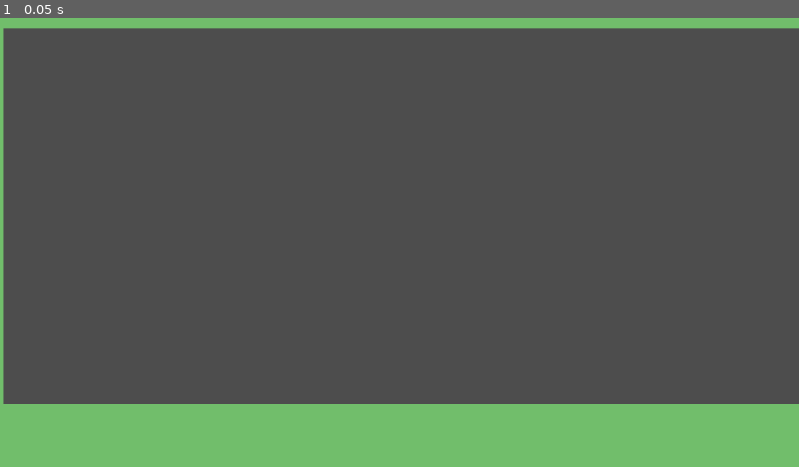
Above: before the commit, frame 1.
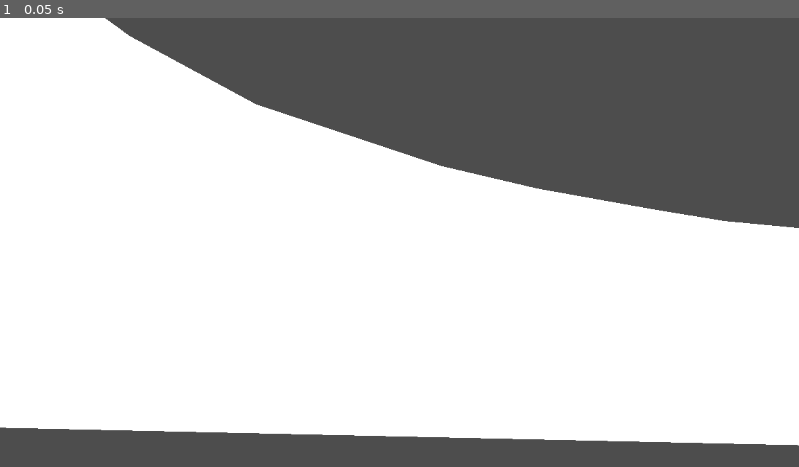
Above: after the commit, the same moment.

Repository: maccam912/SnailMaelstrom
Game: Godot game, scene res://scenes/stage.tscn
The game is run twice, just before and just after one commit, with the same random seed, the same clock (stepped at 60 frames per second) and the same inputs.
Inputs:
- Up to frame 1 (0.05 s): no input

The runs differ from the first frame. In frame 1, 76% of the frame differs, in the area x 0-100%, y 0-100%.

Commit message:
pivoting

Diff:
--- a/project.godot
+++ b/project.godot
@@ -49,5 +49,7 @@
 
 [rendering]
 
+textures/canvas_textures/default_texture_repeat=1
 renderer/rendering_method="gl_compatibility"
 renderer/rendering_method.mobile="gl_compatibility"
+textures/vram_compression/import_etc2_astc=true
--- a/scenes/motion_prediction.tscn
+++ b/scenes/motion_prediction.tscn
@@ -6,22 +6,16 @@
 properties/0/path = NodePath(".:last_position")
 properties/0/spawn = true
 properties/0/replication_mode = 1
-properties/1/path = NodePath(".:last_linear_velocity")
+properties/1/path = NodePath(".:last_rotation")
 properties/1/spawn = true
 properties/1/replication_mode = 1
-properties/2/path = NodePath(".:last_rotation")
-properties/2/spawn = true
-properties/2/replication_mode = 1
-properties/3/path = NodePath(".:last_angular_velocity")
-properties/3/spawn = true
-properties/3/replication_mode = 1
 
 [node name="MotionPrediction" type="Node"]
 script = ExtResource("1_75ygj")
 
 [node name="MultiplayerSynchronizer" type="MultiplayerSynchronizer" parent="."]
-replication_interval = 0.03
-delta_interval = 0.03
+replication_interval = 0.06
+delta_interval = 0.06
 replication_config = SubResource("SceneReplicationConfig_crqij")
 
 [connection signal="delta_synchronized" from="MultiplayerSynchronizer" to="." method="_on_multiplayer_synchronizer_delta_synchronized"]
--- a/scenes/player.tscn
+++ b/scenes/player.tscn
@@ -74,6 +74,8 @@
 [node name="MotionPrediction" parent="." instance=ExtResource("3_3pvrb")]
 
 [node name="MultiplayerSynchronizer" type="MultiplayerSynchronizer" parent="."]
+replication_interval = 0.03
+delta_interval = 0.03
 replication_config = SubResource("SceneReplicationConfig_v15oi")
 
 [connection signal="button_up" from="Camera2D/CanvasLayer/Jump" to="." method="_on_jump_button_up"]
--- a/scenes/stage.tscn
+++ b/scenes/stage.tscn
@@ -1,63 +1,14 @@
-[gd_scene load_steps=5 format=3 uid="uid://dtahmcqcst45j"]
-
-[sub_resource type="WorldBoundaryShape2D" id="WorldBoundaryShape2D_r5p2e"]
-normal = Vector2(0.99998, 0.00632899)
-
-[sub_resource type="WorldBoundaryShape2D" id="WorldBoundaryShape2D_8i372"]
-normal = Vector2(-0.999986, 0.00520826)
+[gd_scene load_steps=2 format=3 uid="uid://dtahmcqcst45j"]
 
 [sub_resource type="WorldBoundaryShape2D" id="WorldBoundaryShape2D_t83b0"]
-
-[sub_resource type="WorldBoundaryShape2D" id="WorldBoundaryShape2D_bj1lr"]
-normal = Vector2(0, 1)
 
 [node name="Stage" type="Node2D"]
 
 [node name="Floor" type="StaticBody2D" parent="."]
 
-[node name="ColorRect" type="ColorRect" parent="Floor"]
-offset_left = -3.0
-offset_top = 557.0
-offset_right = 1163.0
-offset_bottom = 664.0
-color = Color(0.443137, 0.745098, 0.419608, 1)
-
-[node name="ColorRect2" type="ColorRect" parent="Floor"]
-offset_left = -176.0
-offset_top = -98.0
-offset_right = 5.0
-offset_bottom = 656.0
-color = Color(0.443137, 0.745098, 0.419608, 1)
-
-[node name="ColorRect3" type="ColorRect" parent="Floor"]
-offset_left = 1153.0
-offset_top = -86.0
-offset_right = 1334.0
-offset_bottom = 668.0
-color = Color(0.443137, 0.745098, 0.419608, 1)
-
-[node name="ColorRect4" type="ColorRect" parent="Floor"]
-offset_left = -6.0
-offset_top = -92.0
-offset_right = 1160.0
-offset_bottom = 15.0
-color = Color(0.443137, 0.745098, 0.419608, 1)
-
-[node name="CollisionShape2D3" type="CollisionShape2D" parent="Floor"]
-position = Vector2(5, 300)
-shape = SubResource("WorldBoundaryShape2D_r5p2e")
-
-[node name="CollisionShape2D4" type="CollisionShape2D" parent="Floor"]
-position = Vector2(1153, 273)
-shape = SubResource("WorldBoundaryShape2D_8i372")
-
 [node name="CollisionShape2D" type="CollisionShape2D" parent="Floor"]
-position = Vector2(558, 558)
+position = Vector2(200, 550)
 shape = SubResource("WorldBoundaryShape2D_t83b0")
-
-[node name="CollisionShape2D2" type="CollisionShape2D" parent="Floor"]
-position = Vector2(542, 17)
-shape = SubResource("WorldBoundaryShape2D_bj1lr")
 
 [node name="MultiplayerSpawner" type="MultiplayerSpawner" parent="."]
 _spawnable_scenes = PackedStringArray("res://scenes/player.tscn")
@@ -71,3 +22,14 @@
 [node name="Players" type="Node" parent="."]
 
 [node name="Props" type="Node" parent="."]
+
+[node name="StaticBody2D" type="StaticBody2D" parent="."]
+position = Vector2(-10, -345)
+metadata/_edit_group_ = true
+
+[node name="CollisionPolygon2D" type="CollisionPolygon2D" parent="StaticBody2D"]
+build_mode = 1
+polygon = PackedVector2Array(-25, 80, 56, 252, 189, 361, 451, 501, 691, 579, 1181, 654, 1376, 651, 1517, 621, 1548, 588, 1573, 535, 1620, 541, 1624, 739, 1848, 751, 1846, 540, 2078, 546, 2139, 504, 2176, 554, 2213, 502, 2286, 544, 2346, 549, 2395, 501, 2416, 551, 2592, 557, 2583, 90, 2613, 85, 2676, 1007, -226, 937, -226, 53)
+
+[node name="Polygon2D" type="Polygon2D" parent="StaticBody2D/CollisionPolygon2D"]
+polygon = PackedVector2Array(-25, 88, 7, 161, 52, 248, 119, 314, 197, 371, 380, 470, 648, 559, 784, 591, 951, 621, 1054, 638, 1224, 654, 1365, 654, 1475, 641, 1529, 610, 1563, 569, 1574, 538, 1616, 541, 1609, 750, 1857, 751, 1843, 547, 2082, 545, 2137, 507, 2175, 556, 2214, 505, 2291, 546, 2342, 547, 2391, 501, 2424, 555, 2591, 558, 2585, 92, 2612, 87, 2669, 1013, 1365, 966, -232, 931, -223, 66)
--- a/scripts/motion_component.gd
+++ b/scripts/motion_component.gd
@@ -1,36 +1,38 @@
 extends Node
 
 @export var last_position = Vector2.ZERO
-@export var last_linear_velocity = Vector2.ZERO
 @export var last_rotation = 0.0
-@export var last_angular_velocity = 0.0
-@export var last_update_time = 0.0
-var sync_time = 0.03
-
+var last_update_time = 0.0
+var sync_time = 60
+var prev_position = Vector2.ZERO
+var prev_rotation = 0.0
+var prev2_position = Vector2.ZERO
+var prev2_rotation = 0.0
 func _ready():
 	pass
+
+func ease_in_out(start, end, t):
+	var val = start + (end - start) * t
+	return val
+
+func ease_in_out_angle(start, end, t):
+	var delta = fmod(end - start, 2*PI)
+	if delta > PI:
+		delta -= 2*PI
+	elif delta < -PI:
+		delta += 2*PI
+	return start + delta * t
 
 func _process(delta):
 	var p = get_parent()
 	if multiplayer.get_unique_id() == 1:
-		last_linear_velocity = p.linear_velocity
 		last_position = p.position
 		last_rotation = p.rotation
-		last_angular_velocity = p.angular_velocity
 	else:
-		var time_since_last_update = Time.get_ticks_msec() - last_update_time
-		var predicted_position = last_position + last_linear_velocity * (time_since_last_update/1000.0)
-		var predicted_rotation = last_rotation + last_angular_velocity * (time_since_last_update/1000.0)
-
-		predicted_rotation = fmod(predicted_rotation, 2 * PI)
-
-		var perc = (delta/sync_time)
-		# From start_pos and start_rot to predicted, get perc percent along the line between
-		var new_pos = (1.0-perc)*p.position + perc*predicted_position
-		#var new_rot = (1.0-perc)*p.rotation + perc*predicted_rotation
-		var new_rot = interpolate_rotation(p.rotation, predicted_rotation, perc)
-		p.position = last_position #new_pos
-		p.rotation = last_rotation #new_rot
+		var perc = 1.0*(Time.get_ticks_msec()-last_update_time)/sync_time
+		p.position.x = ease_in_out(prev2_position.x, prev_position.x, min(perc, 1.0))
+		p.position.y = ease_in_out(prev2_position.y, prev_position.y, min(perc, 1.0))
+		p.rotation = ease_in_out_angle(prev2_rotation, prev_rotation, min(perc, 1.0))
 
 func interpolate_rotation(start_rot, end_rot, perc):
 	# Normalize rotations
@@ -50,4 +52,8 @@
 	_on_multiplayer_synchronizer_delta_synchronized()
 
 func _on_multiplayer_synchronizer_delta_synchronized():
+	prev2_position = prev_position
+	prev2_rotation = prev_rotation
+	prev_position = last_position
+	prev_rotation = last_rotation
 	last_update_time = Time.get_ticks_msec()
--- a/scripts/multiplayer.gd
+++ b/scripts/multiplayer.gd
@@ -1,6 +1,6 @@
 extends Node
 
-@export var address = "wss://websocket.snail.koski.co";
+@export var address = "wss://snail.koski.co/ws";
 @export var port = 8910;
 @export var i = 1;
 
--- a/scripts/player.gd
+++ b/scripts/player.gd
@@ -5,11 +5,10 @@
 func _enter_tree():
 	get_tree().root.set_multiplayer_authority(1)
 
-# Called when the node enters the scene tree for the first time.
 func _ready():
 	if is_local_player():
 		freeze = true
-		var camera: Camera2D = get_node("Camera2D")  # Replace with your camera's actual node path
+		var camera: Camera2D = get_node("Camera2D")
 		camera.zoom = Vector2(2, 2)
 		camera.set_enabled(true)
 
@@ -17,7 +16,6 @@
 	var id = multiplayer.get_unique_id()
 	return id == player_id
 
-# Called every frame. 'delta' is the elapsed time since the previous frame.
 func _process(_delta):
 	if Input.is_action_pressed("GoLeft"):
 		Multiplayer.handle_input.rpc_id(1, "GoLeft")
Binary file added: assets/Background_0.png
Not shown, added: assets/Background_0.png.import
Binary file added: assets/Background_1.png
Not shown, added: assets/Background_1.png.import
Binary file added: assets/Grass_background_1.png
Not shown, added: assets/Grass_background_1.png.import
Binary file added: assets/Grass_background_2.png
Not shown, added: assets/Grass_background_2.png.import
Binary file added: assets/Salt.png
Not shown, added: assets/Salt.png.import
Binary file added: assets/Tiles.png
Not shown, added: assets/Tiles.png.import
(and 6 more such lines)
